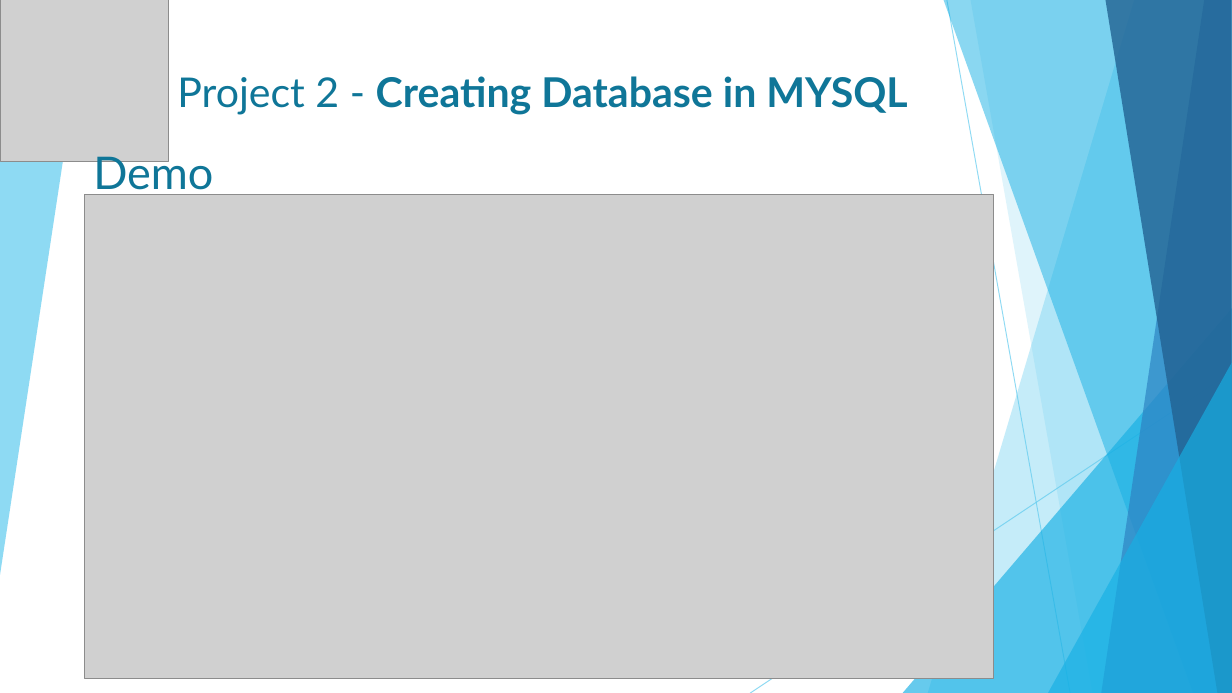
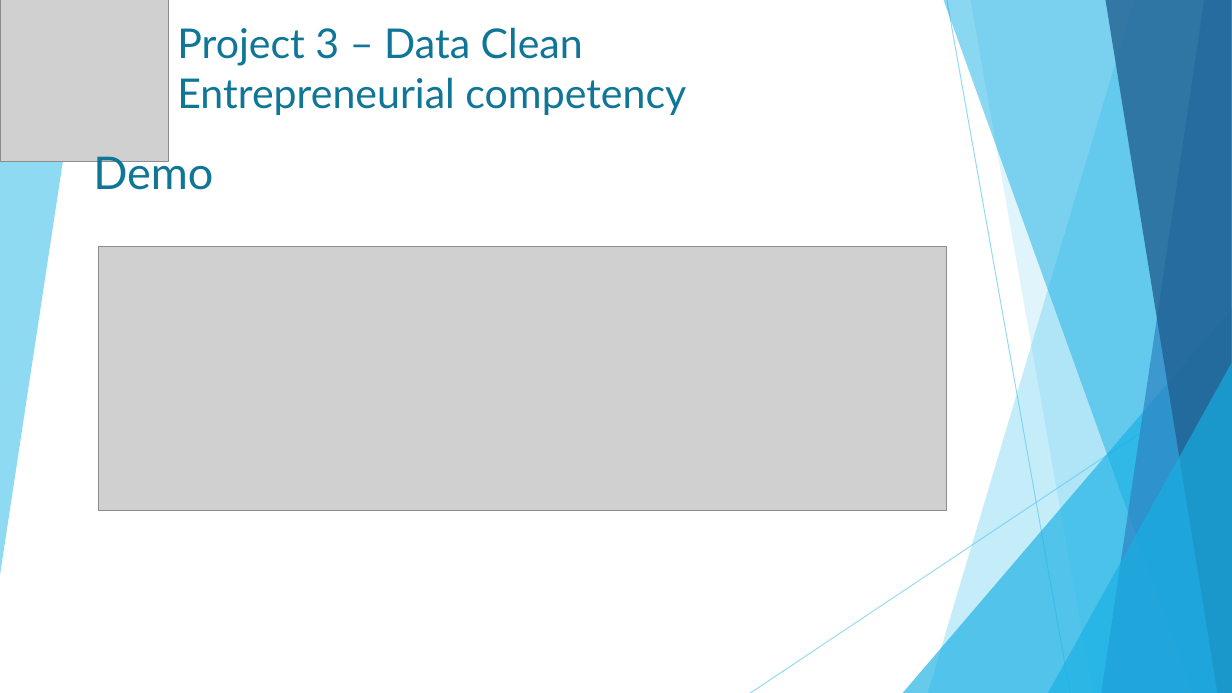
Before and after one commit to Edgart371/Project-3-Clean-Data-Entrepreneurial-Competency, a slide deck: slide 6 of Project3_Entrepreneurial competency .pptx (slide 7 before the commit). Drawn at 1232x693 pixels with LibreOffice and Linux fonts; fonts in the diff are those of the drawing; grey boxes stand for pictures. Boxes give left, top, right and bottom in pixels: in the first picture for what was removed or moved away, otherwise in the second. Text is boxed around its words. In the diff, an @@ line names an element or a change of style, - is before the commit and + after.

```diff
--- a/Project3_Entrepreneurial competency .pptx
+++ b/Project3_Entrepreneurial competency .pptx
@@ title at [177,27,686,115]: text changed; bold off @@
-Project 2 - Creating Database in MYSQL
+Project 3 – Data Clean
+Entrepreneurial competency
@@ picture: place and size @@
-picture at [84,194,994,678]
+picture at [98,246,946,510]
```
Also in this commit, not shown: 4 other slides changed, 3 slides added, 4 slides removed.
